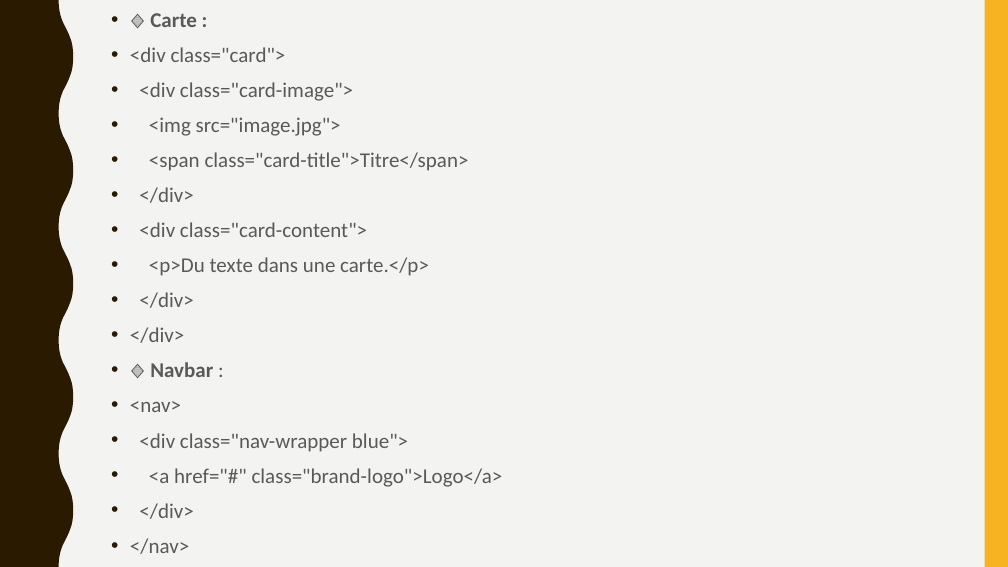
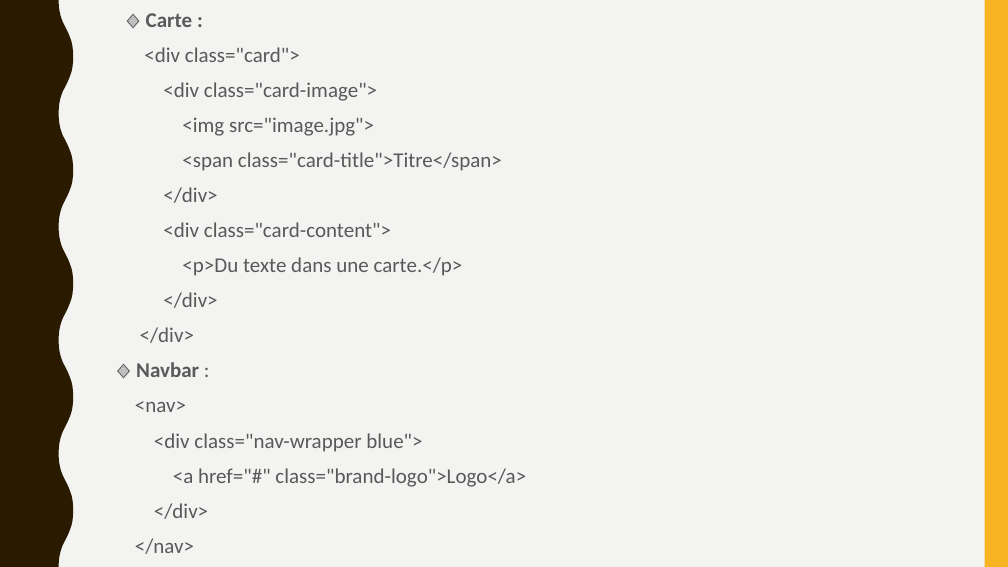
Before and after one commit to fandresenamisaina/offshore, a slide deck: slide 8 of Materialize (framework).pptx. Drawn at 1008x567 pixels with LibreOffice and Linux fonts; fonts in the diff are those of the drawing. Boxes give left, top, right and bottom in pixels: in the first picture for what was removed or moved away, otherwise in the second. Text is boxed around its words. In the diff, an @@ line names an element or a change of style, - is before the commit and + after.

```diff
--- a/Materialize (framework).pptx
+++ b/Materialize (framework).pptx
@@ text "🔹 Carte :" at box(135, 13, 526, 554): bullet • to none @@
```
Also in this commit, not shown: 6 other slides changed.
